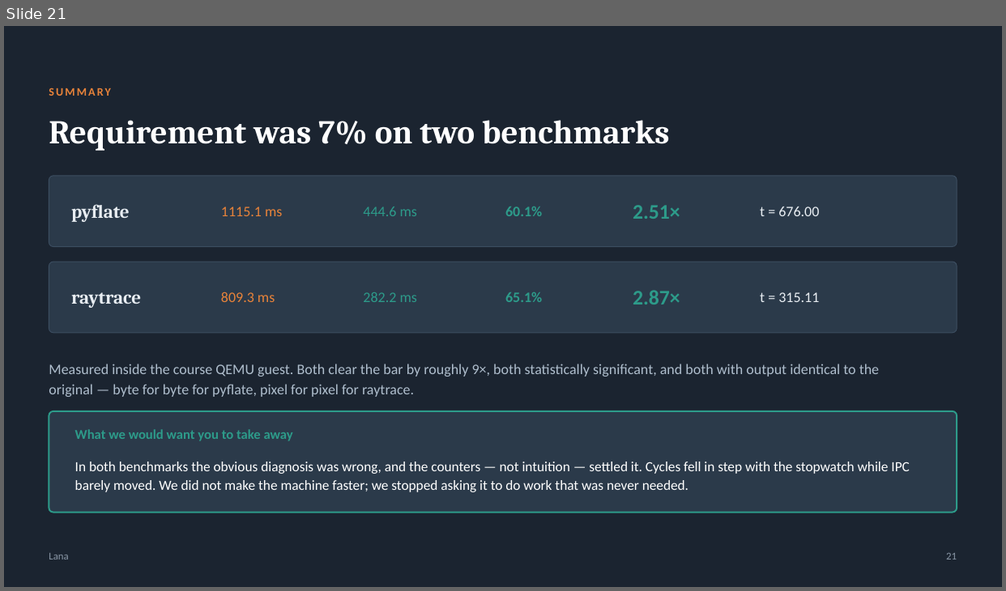
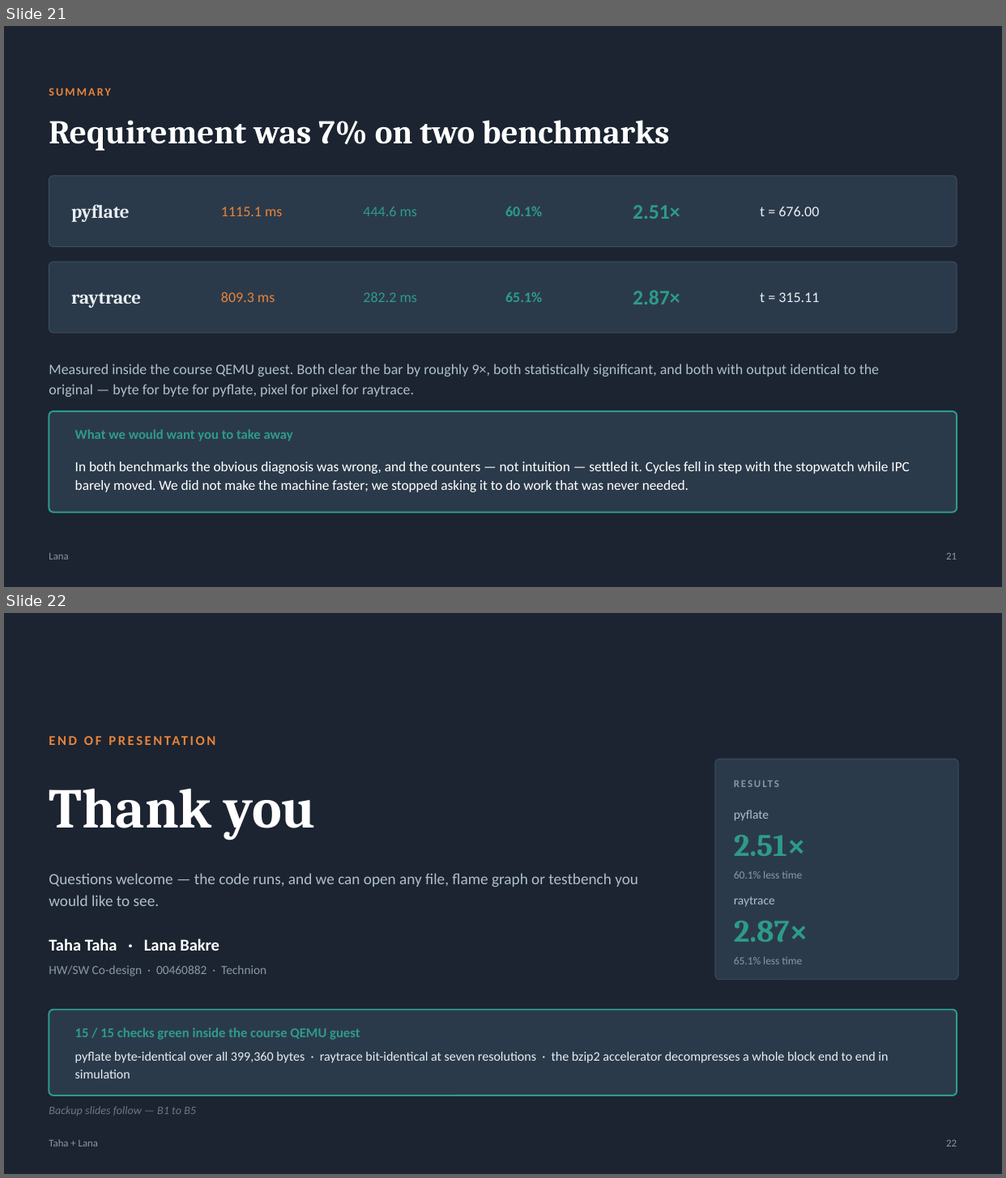
Before and after one commit to taha-tahaa/hwsw-codesign-project, a slide deck: presentation/HWSW_CoDesign_Final_Taha_Lana.pptx. Shown one above the other, each under a label of ours: slide 21 before the commit, slides 21 and 22 after it. The pictures are 1006x591 and 1006x1178 pixels, drawn with LibreOffice and Linux fonts; fonts in the diff are those of the drawing. Boxes give left, top, right and bottom in pixels: in the first picture for what was removed or moved away, otherwise in the second. Text is boxed around its words. In the diff, an @@ line names an element or a change of style, - is before the commit and + after.

```diff
--- a/presentation/HWSW_CoDesign_Final_Taha_Lana.pptx
+++ b/presentation/HWSW_CoDesign_Final_Taha_Lana.pptx
@@ slide 22 added at [4, 613, 1002, 1174], background #1B2430 @@
@@ text added at [49, 729, 957, 752], 13 pt, text #E8833A, bold @@
+END OF PRESENTATION
@@ rounded rectangle added at [715, 759, 958, 980], fill #2B3A4A, outline #3C4E61 0.75 pt @@
@@ text added at [734, 774, 940, 793], 10 pt, text #8A97A6, bold @@
+RESULTS
@@ text added at [49, 788, 316, 840], 54 pt, text #FFFFFF, bold @@
+Thank you
@@ text added at [734, 810, 769, 821], 12 pt, text #AFBECD @@
+pyflate
@@ text added at [734, 835, 806, 856], 30 pt, text #2D9B8A, bold @@
+2.51×
@@ text added at [49, 873, 638, 906], 15 pt, text #AFBECD @@
+Questions welcome — the code runs, and we can open any file, flame graph or testbench you would like to see.
@@ text added at [734, 871, 802, 879], 10.5 pt, text #8A97A6 @@
+60.1% less time
@@ text added at [734, 897, 775, 907], 12 pt, text #AFBECD @@
+raytrace
@@ text added at [734, 921, 808, 942], 30 pt, text #2D9B8A, bold @@
+2.87×
@@ text added at [49, 939, 219, 951], 16 pt, text #FFFFFF, bold @@
+Taha Taha · Lana Bakre
@@ text added at [49, 965, 266, 977], 12 pt, text #8A97A6 @@
+HW/SW Co-design · 00460882 · Technion
@@ text added at [734, 957, 802, 965], 10.5 pt, text #8A97A6 @@
+65.1% less time
@@ rounded rectangle added at [49, 1010, 957, 1096], fill #2B3A4A, outline #2D9B8A 1.5 pt @@
@@ text added at [75, 1028, 360, 1040], 13 pt, text #2D9B8A, bold @@
+15 / 15 checks green inside the course QEMU guest
@@ text added at [75, 1052, 888, 1079], 12.5 pt, text #E8EDF2 @@
+pyflate byte-identical over all 399,360 bytes · raytrace bit-identical at seven resolutions · the bzip2 accelerator decompresses a whole block end to end in simulation
@@ text added at [49, 1106, 196, 1116], 11 pt, text #6B7785, italic @@
+Backup slides follow — B1 to B5
@@ text added at [49, 1139, 98, 1147], 10 pt, text #8A97A6 @@
+Taha + Lana
@@ text added at [946, 1140, 957, 1147], 10 pt, text #8A97A6 @@
+22
```
Also in this commit, not shown: 5 slides changed, 1 other file.
